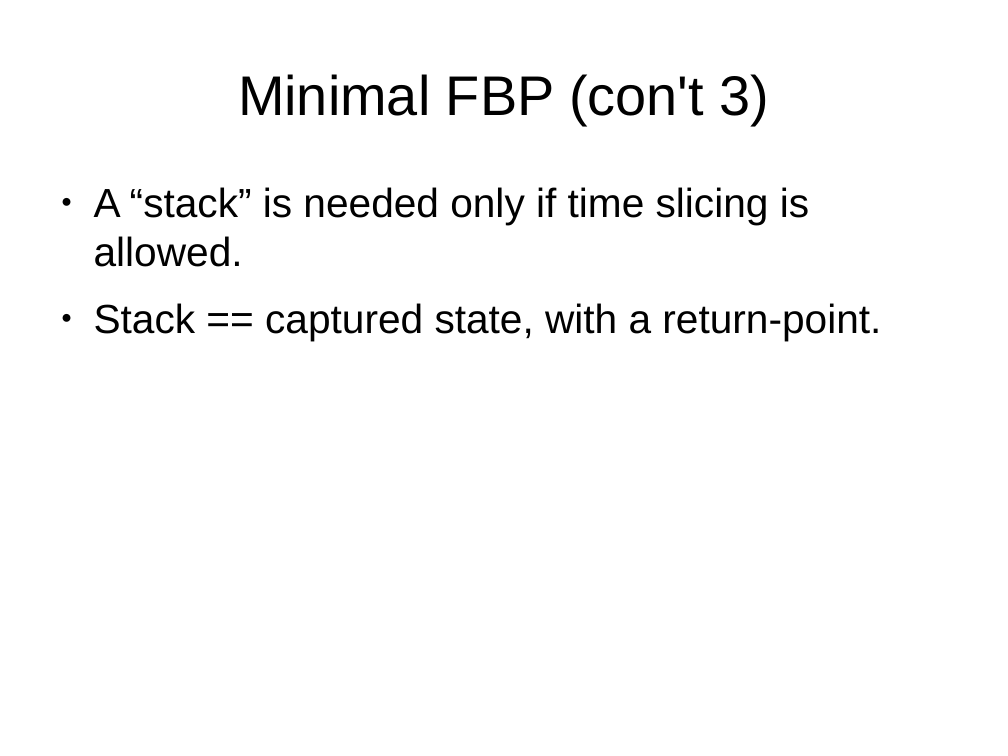
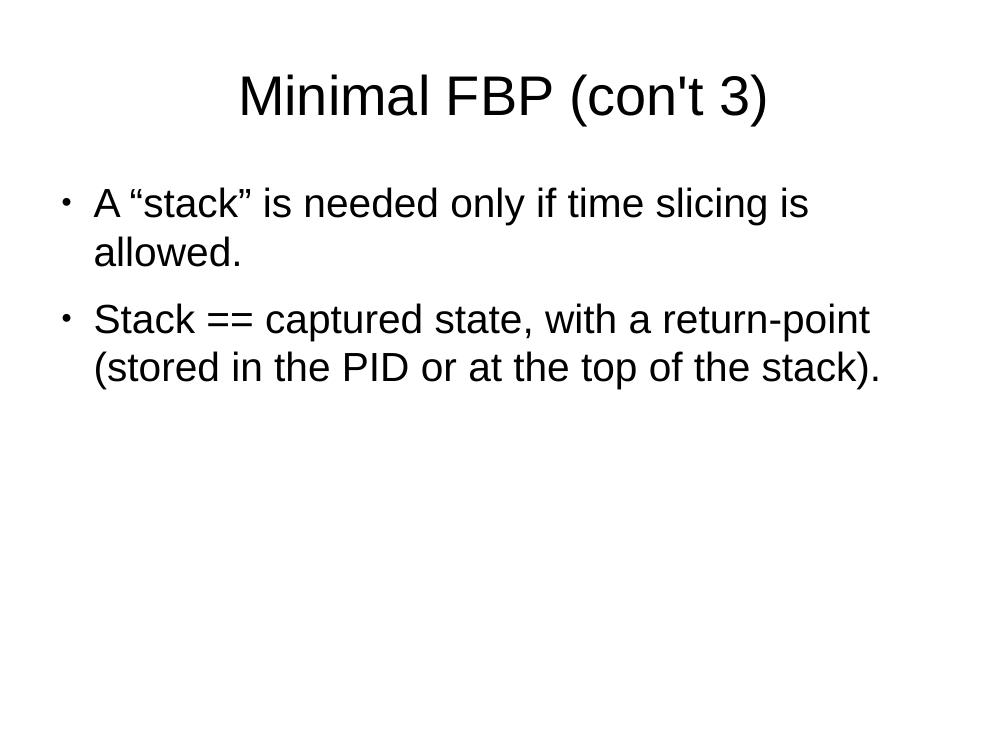
Before and after one commit to guitarvydas/FBP-from-scratch, a slide deck: slide 11 of Building FBP from Scratch.odp. Drawn at 1008x756 pixels with LibreOffice and Linux fonts; fonts in the diff are those of the drawing. Boxes give left, top, right and bottom in pixels: in the first picture for what was removed or moved away, otherwise in the second. Text is boxed around its words. In the diff, an @@ line names an element or a change of style, - is before the commit and + after.

```diff
--- a/Building FBP from Scratch.odp
+++ b/Building FBP from Scratch.odp
@@ text at (94, 303, 882, 389): text changed @@
-● Stack == captured state, with a return-point.
+● Stack == captured state, with a return-point (stored in the PID or at the top of the stack).
```
Also in this commit, not shown: 3 other slides changed, 1 other file.
